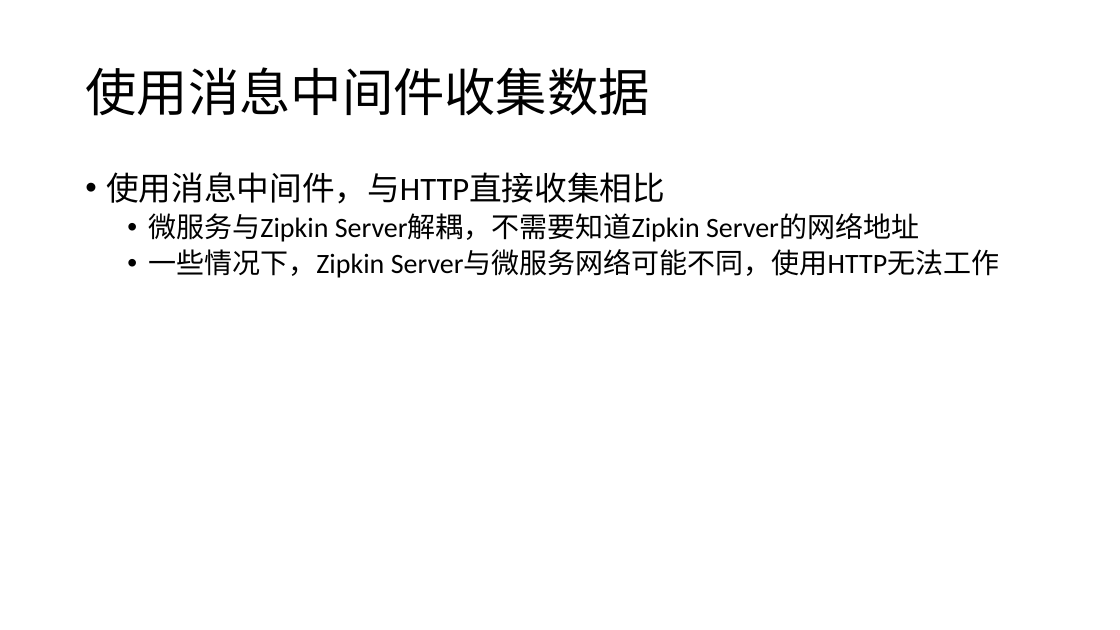
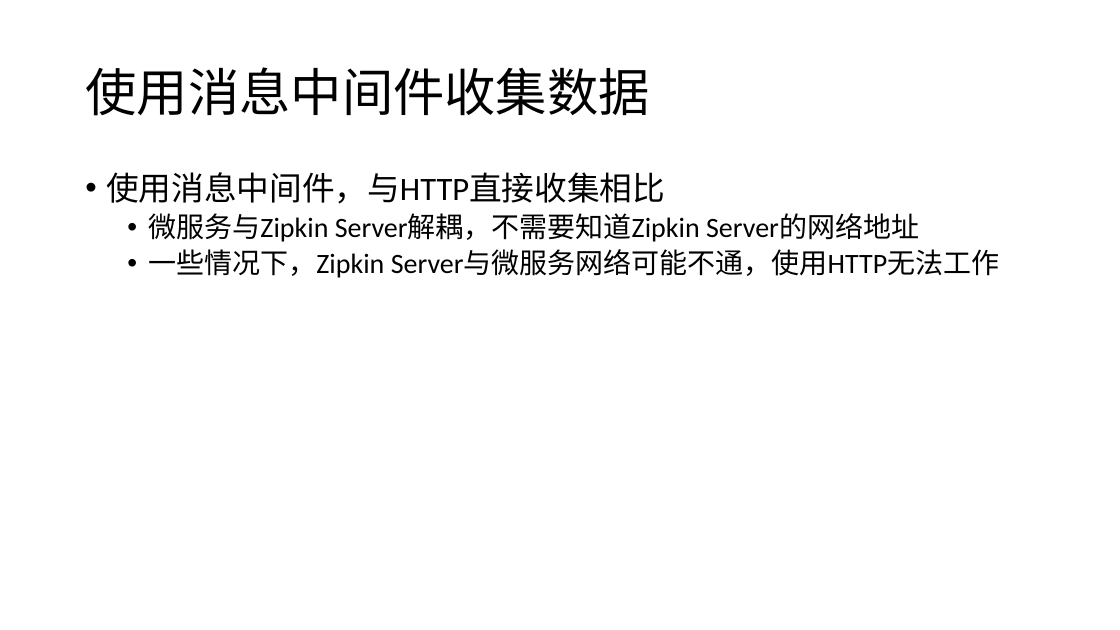
Before and after one commit to airuitian/MicroService, a slide deck: slide 21 of spring-cloud/Sleuth.pptx. Drawn at 1120x630 pixels with LibreOffice and Linux fonts; fonts in the diff are those of the drawing. Boxes give left, top, right and bottom in pixels: in the first picture for what was removed or moved away, otherwise in the second. Text is boxed around its words. In the diff, an @@ line names an element or a change of style, - is before the commit and + after.

Commit message:
update ppt

```diff
--- a/spring-cloud/Sleuth.pptx
+++ b/spring-cloud/Sleuth.pptx
@@ text at bbox=[148, 249, 1000, 278]: text changed @@
-  • 一些情况下，Zipkin Server与微服务网络可能不同，使用HTTP无法工作
+  • 一些情况下，Zipkin Server与微服务网络可能不通，使用HTTP无法工作
```
Also in this commit, not shown: 2 other files.
